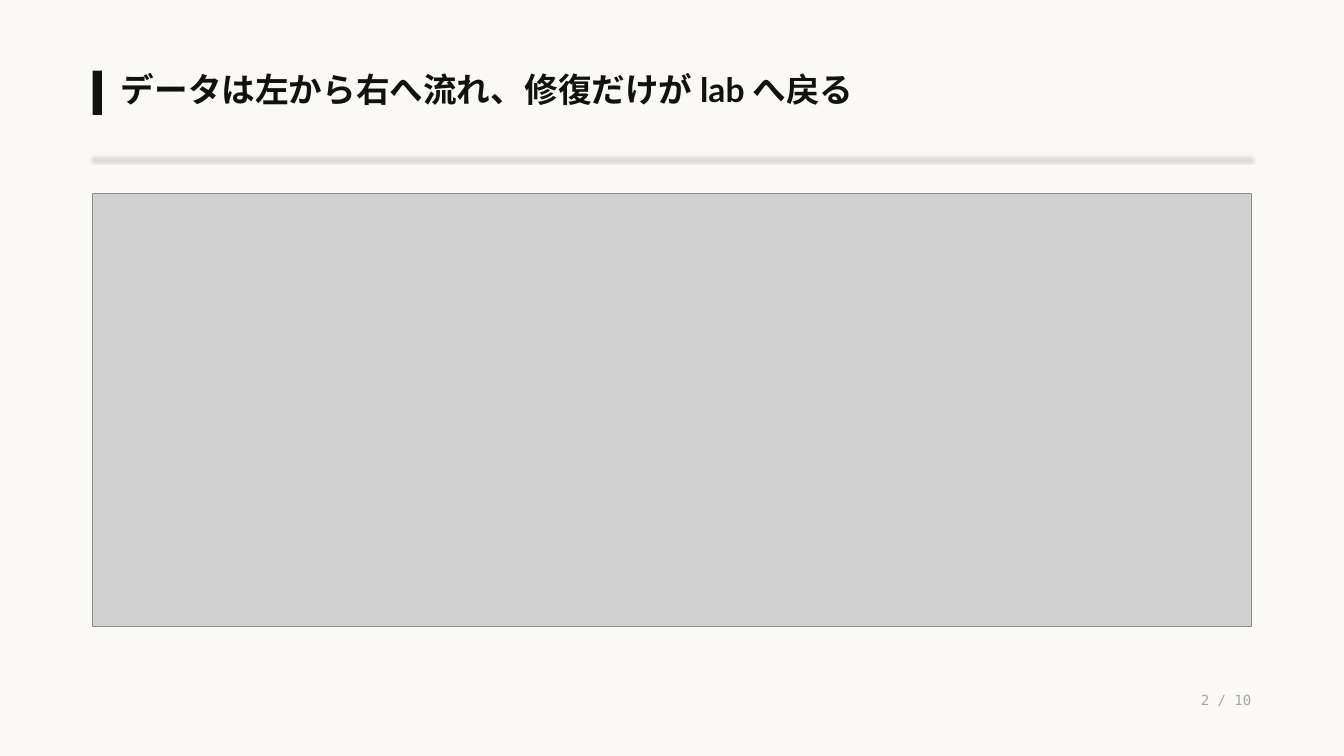
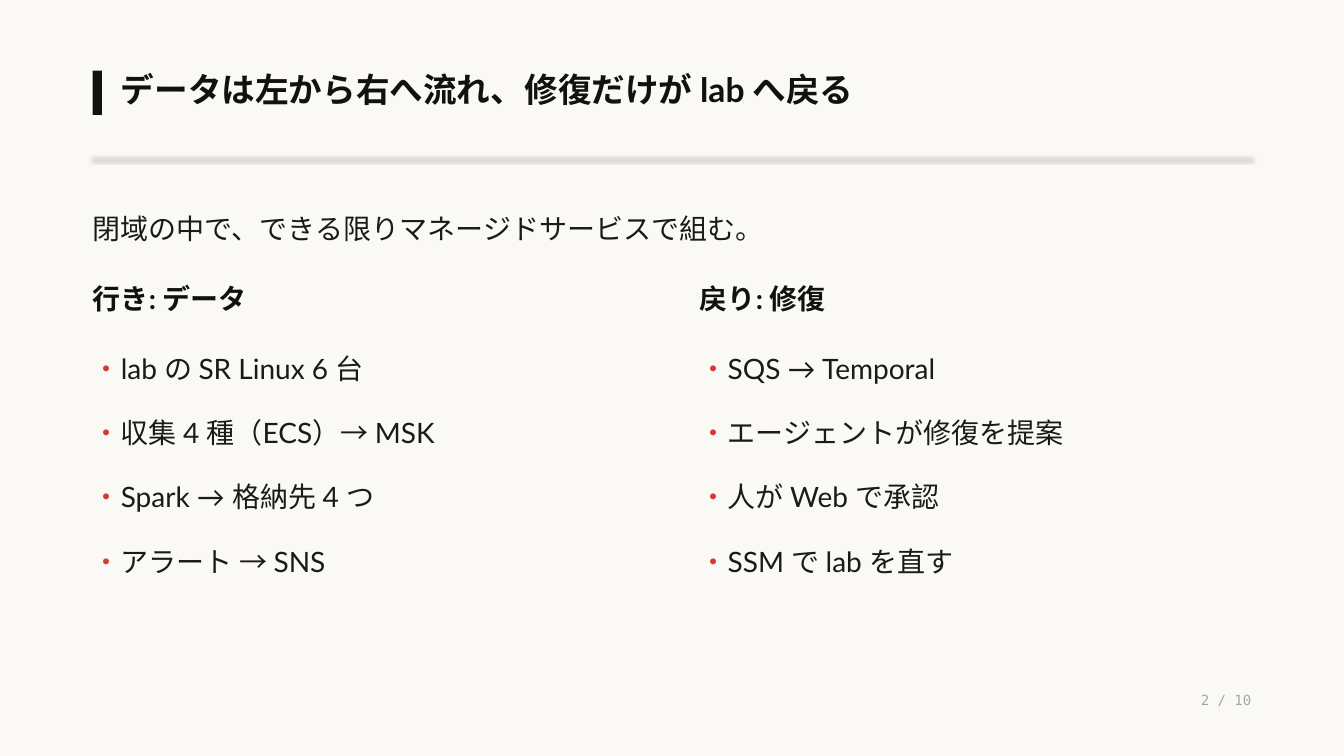
Before and after one commit to eddie-eights/nwc-poc, a slide deck: slide 2 of docs/architecture-managed.pptx. Drawn at 1344x756 pixels with LibreOffice and Linux fonts; fonts in the diff are those of the drawing; grey boxes stand for pictures. Boxes give left, top, right and bottom in pixels: in the first picture for what was removed or moved away, otherwise in the second. Text is boxed around its words. In the diff, an @@ line names an element or a change of style, - is before the commit and + after.

```diff
--- a/docs/architecture-managed.pptx
+++ b/docs/architecture-managed.pptx
@@ picture removed at box(93, 194, 1251, 627) @@
@@ text added at box(93, 215, 764, 242), 20 pt, text #1A1A1A @@
+閉域の中で、できる限りマネージドサービスで組む。
@@ text added at box(93, 285, 247, 312), 20 pt, text #111110, bold @@
+行き: データ
@@ text added at box(700, 285, 826, 312), 20 pt, text #111110, bold @@
+戻り: 修復
@@ text added at box(93, 355, 435, 573), 20 pt, text #1A1A1A @@
+・lab の SR Linux 6 台
+・収集 4 種（ECS）→ MSK
+・Spark → 格納先 4 つ
+・アラート → SNS
@@ text added at box(700, 358, 1064, 574), 20 pt, text #1A1A1A @@
+・SQS → Temporal
+・エージェントが修復を提案
+・人が Web で承認
+・SSM で lab を直す
```
Also in this commit, not shown: 9 other slides changed, 1 other file.
